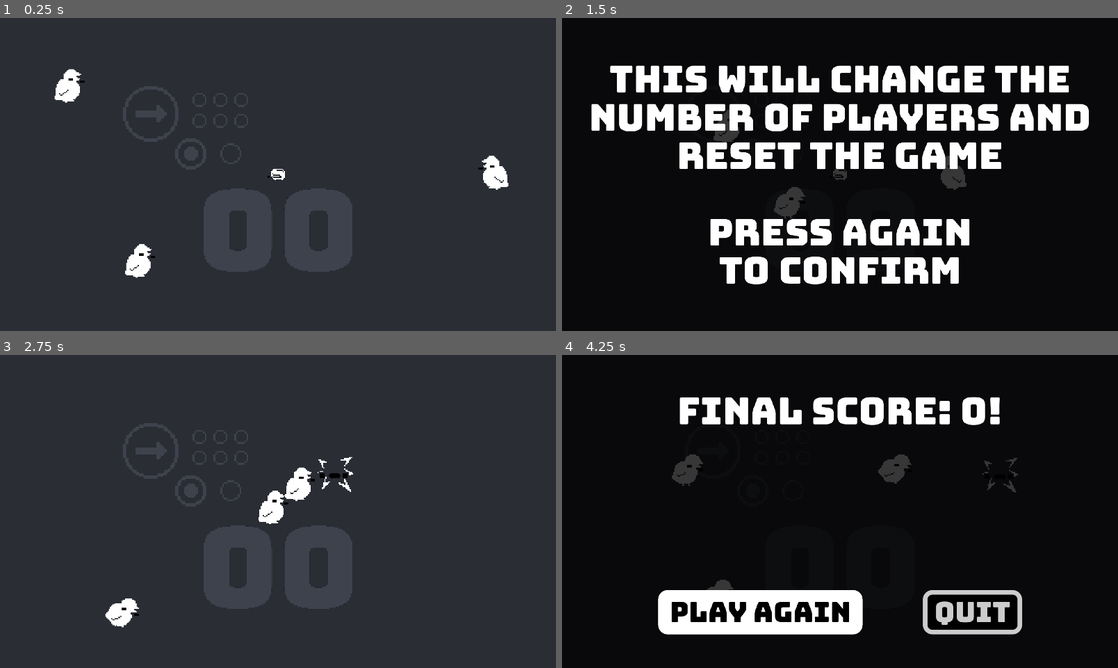
Above: before the commit, frames 1-4 (two rows, left to right).
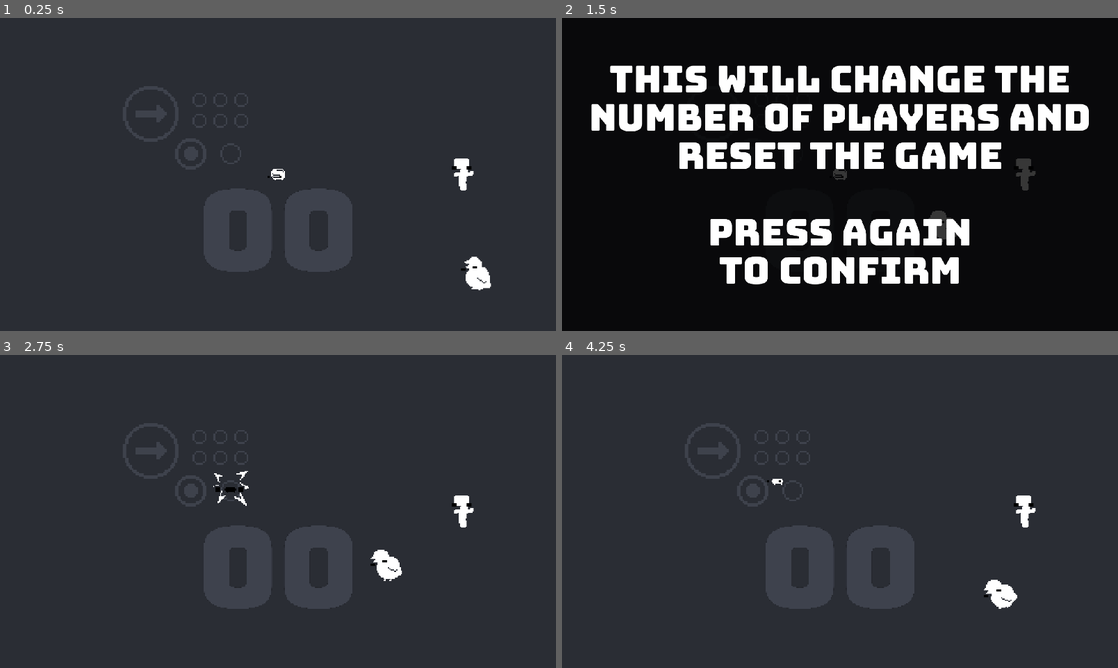
Above: after the commit, the same moments.

Repository: tm-nielsen/arcade-jam-2024
Game: Godot game, scene res://scenes/root.tscn
The game is run twice, just before and just after one commit, with the same random seed, the same clock (stepped at 60 frames per second) and the same inputs.
Inputs (mouse positions are in pixels of both pictures, inside the frame that each line leads up to):
- Up to frame 1 (0.25 s): no input
- Up to frame 2 (1.5 s): move the mouse to (962, 158) at 0.52 s; tap 1 (select_1_player) at 0.6 s; move the mouse to (728, 190) at 1.27 s; tap 2 (select_2_players) at 1.35 s
- Up to frame 3 (2.75 s): move the mouse to (333, 442) at 2.02 s; tap 1 (select_1_player) at 2.1 s
- Up to frame 4 (4.25 s): move the mouse to (812, 574) at 2.77 s; tap 2 (select_2_players) at 2.85 s; move the mouse to (1006, 558) at 3.52 s; tap 1 (select_1_player) at 3.6 s

The runs differ from the first frame. In frame 1, 1.7% of the frame differs, in the area x 9-92%, y 16-88%; in frame 2, 1.2%; in frame 3, 1.9%; in frame 4, 99%, in the area x 0-100%, y 0-100%.

Commit message:
Added dummy enemy - added sprites for training dummy enemy - implemented slightly different enemies - expanded game manager - re-organized project folders and resources

Diff:
--- /dev/null
+++ b/resources/sprite_frames/bird_sprite_frames.tres
@@ -0,0 +1,39 @@
+[gd_resource type="SpriteFrames" load_steps=6 format=3 uid="uid://ds1ria0hvy6um"]
+
+[ext_resource type="Texture2D" uid="uid://b8istm8mudtl0" path="res://sprites/enemies/bird.png" id="1_7mmgs"]
+
+[sub_resource type="AtlasTexture" id="AtlasTexture_yigbq"]
+atlas = ExtResource("1_7mmgs")
+region = Rect2(0, 0, 32, 32)
+
+[sub_resource type="AtlasTexture" id="AtlasTexture_63sm8"]
+atlas = ExtResource("1_7mmgs")
+region = Rect2(32, 0, 32, 32)
+
+[sub_resource type="AtlasTexture" id="AtlasTexture_atn1w"]
+atlas = ExtResource("1_7mmgs")
+region = Rect2(0, 32, 32, 32)
+
+[sub_resource type="AtlasTexture" id="AtlasTexture_rrgje"]
+atlas = ExtResource("1_7mmgs")
+region = Rect2(32, 32, 32, 32)
+
+[resource]
+animations = [{
+"frames": [{
+"duration": 1.0,
+"texture": SubResource("AtlasTexture_yigbq")
+}, {
+"duration": 1.0,
+"texture": SubResource("AtlasTexture_63sm8")
+}, {
+"duration": 1.0,
+"texture": SubResource("AtlasTexture_atn1w")
+}, {
+"duration": 1.0,
+"texture": SubResource("AtlasTexture_rrgje")
+}],
+"loop": true,
+"name": &"idle",
+"speed": 12.0
+}]
--- /dev/null
+++ b/resources/sprite_frames/dummy_sprite_frames.tres
@@ -0,0 +1,25 @@
+[gd_resource type="SpriteFrames" load_steps=4 format=3 uid="uid://buv7wyevjnwmn"]
+
+[ext_resource type="Texture2D" uid="uid://bp5yk6ivvgw2f" path="res://sprites/enemies/dummy.png" id="1_jl6bd"]
+
+[sub_resource type="AtlasTexture" id="AtlasTexture_nivxx"]
+atlas = ExtResource("1_jl6bd")
+region = Rect2(0, 0, 32, 32)
+
+[sub_resource type="AtlasTexture" id="AtlasTexture_68vss"]
+atlas = ExtResource("1_jl6bd")
+region = Rect2(0, 32, 32, 32)
+
+[resource]
+animations = [{
+"frames": [{
+"duration": 1.0,
+"texture": SubResource("AtlasTexture_nivxx")
+}, {
+"duration": 1.0,
+"texture": SubResource("AtlasTexture_68vss")
+}],
+"loop": true,
+"name": &"ide",
+"speed": 4.0
+}]
--- a/scenes/game.tscn
+++ b/scenes/game.tscn
@@ -1,11 +1,12 @@
-[gd_scene load_steps=12 format=3 uid="uid://bni3066uriymy"]
+[gd_scene load_steps=13 format=3 uid="uid://bni3066uriymy"]
 
 [ext_resource type="Script" path="res://scripts/game_manager.gd" id="1_diw28"]
 [ext_resource type="PackedScene" uid="uid://dp7ps7ubbnqp8" path="res://scenes/prefabs/player.tscn" id="1_xvq7o"]
 [ext_resource type="Texture2D" uid="uid://cfnskwsshydp5" path="res://sprites/ground_instructions.png" id="1_yb8dm"]
-[ext_resource type="PackedScene" uid="uid://snqevw5plu38" path="res://scenes/prefabs/enemy.tscn" id="3_bjmh1"]
 [ext_resource type="Theme" uid="uid://duhqroiyu3101" path="res://resources/ui_theme.tres" id="3_f6y8x"]
 [ext_resource type="Script" path="res://scripts/score_display.gd" id="4_jnh5o"]
+[ext_resource type="PackedScene" uid="uid://snqevw5plu38" path="res://scenes/prefabs/enemies/bird.tscn" id="7_5fcjv"]
+[ext_resource type="PackedScene" uid="uid://bewhmifls4f0w" path="res://scenes/prefabs/enemies/dummy.tscn" id="7_c3v66"]
 
 [sub_resource type="WorldBoundaryShape2D" id="WorldBoundaryShape2D_1g13r"]
 normal = Vector2(0, 1)
@@ -25,9 +26,10 @@
 [sub_resource type="CanvasItemMaterial" id="CanvasItemMaterial_8c04p"]
 light_mode = 1
 
-[node name="Game" type="Node2D"]
+[node name="Game" type="Node2D" node_paths=PackedStringArray("tutorial_enemy")]
 texture_filter = 1
 script = ExtResource("1_diw28")
+tutorial_enemy = NodePath("Dummy")
 
 [node name="Camera2D" type="Camera2D" parent="."]
 drag_left_margin = 0.25
@@ -60,9 +62,13 @@
 [node name="ScoreDisplay" type="Label" parent="."]
 texture_filter = 1
 material = SubResource("CanvasItemMaterial_8c04p")
+anchors_preset = 5
+anchor_left = 0.5
+anchor_right = 0.5
 offset_left = -200.0
 offset_right = 1400.0
 offset_bottom = 385.0
+grow_horizontal = 2
 scale = Vector2(0.25, 0.25)
 theme = ExtResource("3_f6y8x")
 theme_override_colors/font_color = Color(0.243137, 0.258824, 0.301961, 1)
@@ -76,15 +82,12 @@
 two_player_colour = Color(0.8, 0.324, 0.24, 1)
 
 [node name="Player2" parent="." instance=ExtResource("1_xvq7o")]
-position = Vector2(64, 0)
+position = Vector2(0, -64)
 player_number = 2
 two_player_colour = Color(0.24, 0.52, 0.8, 1)
 
-[node name="Enemy" parent="." instance=ExtResource("3_bjmh1")]
-position = Vector2(191, 1)
+[node name="Dummy" parent="." instance=ExtResource("7_c3v66")]
+position = Vector2(160, 0)
 
-[node name="Enemy2" parent="." instance=ExtResource("3_bjmh1")]
-position = Vector2(-180, -75)
-
-[node name="Enemy3" parent="." instance=ExtResource("3_bjmh1")]
-position = Vector2(-119, 79)
+[node name="Bird" parent="." instance=ExtResource("7_5fcjv")]
+position = Vector2(175, 90)
--- /dev/null
+++ b/scenes/prefabs/enemies/bird.tscn
@@ -0,0 +1,48 @@
+[gd_scene load_steps=8 format=3 uid="uid://snqevw5plu38"]
+
+[ext_resource type="Script" path="res://scripts/enemy_controller.gd" id="1_rsdai"]
+[ext_resource type="PackedScene" uid="uid://bow8l1jgdbuyy" path="res://scenes/prefabs/enemies/enemy_corpse.tscn" id="2_fatoq"]
+[ext_resource type="Texture2D" uid="uid://d1jvwwsksybq2" path="res://sprites/enemies/bird corpse.png" id="3_34brm"]
+[ext_resource type="SpriteFrames" uid="uid://ds1ria0hvy6um" path="res://resources/sprite_frames/bird_sprite_frames.tres" id="3_vox6o"]
+
+[sub_resource type="CircleShape2D" id="CircleShape2D_cqxww"]
+radius = 11.0
+
+[sub_resource type="CircleShape2D" id="CircleShape2D_i0co8"]
+radius = 6.0
+
+[sub_resource type="CapsuleShape2D" id="CapsuleShape2D_5vqtn"]
+radius = 6.0
+height = 18.0
+
+[node name="Bird" type="CharacterBody2D" node_paths=PackedStringArray("animator", "player_collision_area")]
+texture_filter = 1
+collision_layer = 8
+collision_mask = 13
+script = ExtResource("1_rsdai")
+animator = NodePath("Sprite2D")
+corpse_prefab = ExtResource("2_fatoq")
+corpse_texture = ExtResource("3_34brm")
+player_collision_area = NodePath("PlayerCollisionArea")
+
+[node name="Sprite2D" type="AnimatedSprite2D" parent="."]
+position = Vector2(-2, -2)
+sprite_frames = ExtResource("3_vox6o")
+animation = &"idle"
+autoplay = "idle"
+frame_progress = 0.687855
+
+[node name="CollisionShape2D" type="CollisionShape2D" parent="."]
+shape = SubResource("CircleShape2D_cqxww")
+
+[node name="HeadCollider" type="CollisionShape2D" parent="."]
+position = Vector2(-6, -10)
+shape = SubResource("CircleShape2D_i0co8")
+
+[node name="PlayerCollisionArea" type="Area2D" parent="."]
+collision_mask = 2
+
+[node name="CollisionShape2D" type="CollisionShape2D" parent="PlayerCollisionArea"]
+position = Vector2(1, 7)
+rotation = 1.5708
+shape = SubResource("CapsuleShape2D_5vqtn")
--- /dev/null
+++ b/scenes/prefabs/enemies/dummy.tscn
@@ -0,0 +1,28 @@
+[gd_scene load_steps=5 format=3 uid="uid://bewhmifls4f0w"]
+
+[ext_resource type="PackedScene" uid="uid://snqevw5plu38" path="res://scenes/prefabs/enemies/bird.tscn" id="1_c6w8r"]
+[ext_resource type="SpriteFrames" uid="uid://buv7wyevjnwmn" path="res://resources/sprite_frames/dummy_sprite_frames.tres" id="2_bq7ac"]
+[ext_resource type="Texture2D" uid="uid://ci3u47key8xe3" path="res://sprites/enemies/dummy corpse.png" id="2_tyejt"]
+
+[sub_resource type="CapsuleShape2D" id="CapsuleShape2D_ncnhy"]
+
+[node name="Dummy" instance=ExtResource("1_c6w8r")]
+acceleration = 0.0
+score_value = 10
+corpse_texture = ExtResource("2_tyejt")
+
+[node name="Sprite2D" parent="." index="0"]
+position = Vector2(0, 0)
+sprite_frames = ExtResource("2_bq7ac")
+animation = &"ide"
+autoplay = ""
+frame_progress = 0.683864
+
+[node name="CollisionShape2D" parent="." index="1"]
+shape = SubResource("CapsuleShape2D_ncnhy")
+
+[node name="HeadCollider" parent="." index="2"]
+disabled = true
+
+[node name="PlayerCollisionArea" parent="." index="3"]
+monitoring = false
--- a/scenes/prefabs/enemy_corpse.tscn
+++ b/scenes/prefabs/enemies/enemy_corpse.tscn
@@ -1,36 +1,36 @@
 [gd_scene load_steps=6 format=3 uid="uid://bow8l1jgdbuyy"]
 
-[ext_resource type="Texture2D" uid="uid://d1jvwwsksybq2" path="res://sprites/enemies/bird corpse.png" id="1_7a041"]
-[ext_resource type="Script" path="res://scripts/corpse_manager.gd" id="1_dpcqj"]
-[ext_resource type="Theme" uid="uid://duhqroiyu3101" path="res://resources/ui_theme.tres" id="2_1qskf"]
-[ext_resource type="Material" uid="uid://2akkjwgd28xk" path="res://resources/materials/dissolve.tres" id="2_60rf4"]
+[ext_resource type="Script" path="res://scripts/corpse_manager.gd" id="1_sx6qc"]
+[ext_resource type="Material" uid="uid://2akkjwgd28xk" path="res://resources/materials/dissolve.tres" id="2_ryf4v"]
+[ext_resource type="Texture2D" uid="uid://d1jvwwsksybq2" path="res://sprites/enemies/bird corpse.png" id="3_mkeb6"]
+[ext_resource type="Theme" uid="uid://duhqroiyu3101" path="res://resources/ui_theme.tres" id="4_i34bk"]
 
-[sub_resource type="CapsuleShape2D" id="CapsuleShape2D_giy6r"]
-radius = 4.0
-height = 32.0
+[sub_resource type="CircleShape2D" id="CircleShape2D_3kaxx"]
+radius = 24.0
 
 [node name="EnemyCorpse" type="RigidBody2D" node_paths=PackedStringArray("score_label", "sprite")]
 texture_filter = 1
 collision_layer = 16
 linear_damp = 2.0
 angular_damp = 2.0
-script = ExtResource("1_dpcqj")
+script = ExtResource("1_sx6qc")
 score_label = NodePath("ScoreLabel")
 sprite = NodePath("Sprite2D")
-base_dissolve_material = ExtResource("2_60rf4")
+base_dissolve_material = ExtResource("2_ryf4v")
 
 [node name="CollisionShape2D" type="CollisionShape2D" parent="."]
+position = Vector2(0, -12)
 rotation = 1.5708
-shape = SubResource("CapsuleShape2D_giy6r")
+shape = SubResource("CircleShape2D_3kaxx")
 
 [node name="Sprite2D" type="Sprite2D" parent="."]
 modulate = Color(0.243137, 0.258824, 0.301961, 1)
 z_index = -1
-material = ExtResource("2_60rf4")
-texture = ExtResource("1_7a041")
+material = ExtResource("2_ryf4v")
+texture = ExtResource("3_mkeb6")
 
 [node name="ScoreLabel" type="Label" parent="."]
-material = ExtResource("2_60rf4")
+material = ExtResource("2_ryf4v")
 anchors_preset = 8
 anchor_left = 0.5
 anchor_top = 0.5
--- a/scenes/prefabs/enemy.tscn
+++ /dev/null
@@ -1,82 +0,0 @@
-[gd_scene load_steps=12 format=3 uid="uid://snqevw5plu38"]
-
-[ext_resource type="Script" path="res://scripts/enemy_controller.gd" id="1_xlscy"]
-[ext_resource type="PackedScene" uid="uid://bow8l1jgdbuyy" path="res://scenes/prefabs/enemy_corpse.tscn" id="2_0oxjx"]
-[ext_resource type="Texture2D" uid="uid://b8istm8mudtl0" path="res://sprites/enemies/bird.png" id="2_ltgag"]
-
-[sub_resource type="AtlasTexture" id="AtlasTexture_yigbq"]
-atlas = ExtResource("2_ltgag")
-region = Rect2(0, 0, 32, 32)
-
-[sub_resource type="AtlasTexture" id="AtlasTexture_63sm8"]
-atlas = ExtResource("2_ltgag")
-region = Rect2(32, 0, 32, 32)
-
-[sub_resource type="AtlasTexture" id="AtlasTexture_atn1w"]
-atlas = ExtResource("2_ltgag")
-region = Rect2(0, 32, 32, 32)
-
-[sub_resource type="AtlasTexture" id="AtlasTexture_rrgje"]
-atlas = ExtResource("2_ltgag")
-region = Rect2(32, 32, 32, 32)
-
-[sub_resource type="SpriteFrames" id="SpriteFrames_6whxy"]
-animations = [{
-"frames": [{
-"duration": 1.0,
-"texture": SubResource("AtlasTexture_yigbq")
-}, {
-"duration": 1.0,
-"texture": SubResource("AtlasTexture_63sm8")
-}, {
-"duration": 1.0,
-"texture": SubResource("AtlasTexture_atn1w")
-}, {
-"duration": 1.0,
-"texture": SubResource("AtlasTexture_rrgje")
-}],
-"loop": true,
-"name": &"idle",
-"speed": 12.0
-}]
-
-[sub_resource type="CircleShape2D" id="CircleShape2D_cqxww"]
-radius = 11.0
-
-[sub_resource type="CircleShape2D" id="CircleShape2D_i0co8"]
-radius = 6.0
-
-[sub_resource type="CapsuleShape2D" id="CapsuleShape2D_5vqtn"]
-radius = 6.0
-height = 18.0
-
-[node name="Enemy" type="CharacterBody2D" node_paths=PackedStringArray("animator", "player_collision_area")]
-texture_filter = 1
-collision_layer = 8
-collision_mask = 13
-script = ExtResource("1_xlscy")
-animator = NodePath("Sprite2D")
-corpse_prefab = ExtResource("2_0oxjx")
-player_collision_area = NodePath("PlayerCollisionArea")
-
-[node name="Sprite2D" type="AnimatedSprite2D" parent="."]
-position = Vector2(-2, -2)
-sprite_frames = SubResource("SpriteFrames_6whxy")
-animation = &"idle"
-autoplay = "idle"
-frame_progress = 0.687855
-
-[node name="CollisionShape2D" type="CollisionShape2D" parent="."]
-shape = SubResource("CircleShape2D_cqxww")
-
-[node name="HeadCollider" type="CollisionShape2D" parent="."]
-position = Vector2(-6, -10)
-shape = SubResource("CircleShape2D_i0co8")
-
-[node name="PlayerCollisionArea" type="Area2D" parent="."]
-collision_mask = 2
-
-[node name="CollisionShape2D" type="CollisionShape2D" parent="PlayerCollisionArea"]
-position = Vector2(1, 7)
-rotation = 1.5708
-shape = SubResource("CapsuleShape2D_5vqtn")
--- a/scenes/prefabs/player.tscn
+++ b/scenes/prefabs/player.tscn
@@ -1,8 +1,8 @@
 [gd_scene load_steps=7 format=3 uid="uid://dp7ps7ubbnqp8"]
 
 [ext_resource type="Script" path="res://scripts/character_controller.gd" id="1_1n8l4"]
+[ext_resource type="SpriteFrames" uid="uid://cikjc5sft7k1p" path="res://resources/sprite_frames/player_sprite_frames.tres" id="2_de15h"]
 [ext_resource type="Script" path="res://scripts/coin_thrower.gd" id="2_h16os"]
-[ext_resource type="SpriteFrames" uid="uid://cikjc5sft7k1p" path="res://resources/player_sprite_frames.tres" id="2_x70j7"]
 [ext_resource type="PackedScene" uid="uid://cy841wa2co1r1" path="res://scenes/prefabs/coin.tscn" id="3_kj3n7"]
 
 [sub_resource type="CapsuleShape2D" id="CapsuleShape2D_pak8e"]
@@ -29,7 +29,7 @@
 
 [node name="Sprite2D" type="AnimatedSprite2D" parent="."]
 position = Vector2(0, 1)
-sprite_frames = ExtResource("2_x70j7")
+sprite_frames = ExtResource("2_de15h")
 animation = &"idle_1"
 autoplay = "idle_1"
 
--- a/scenes/root.tscn
+++ b/scenes/root.tscn
@@ -42,10 +42,10 @@
 size = Vector2i(480, 270)
 render_target_update_mode = 4
 
-[node name="Game" parent="GameViewportContainer/GameViewport" node_paths=PackedStringArray("final_screen", "focus_element", "score_label") instance=ExtResource("1_qbhji")]
-final_screen = NodePath("../../../FinalScreen")
-focus_element = NodePath("../../../FinalScreen/Buttons/ResetButton")
-score_label = NodePath("../../../FinalScreen/Label")
+[node name="Game" parent="GameViewportContainer/GameViewport" node_paths=PackedStringArray("results_screen", "results_focus_element", "results_score_label") instance=ExtResource("1_qbhji")]
+results_screen = NodePath("../../../FinalScreen")
+results_focus_element = NodePath("../../../FinalScreen/Buttons/ResetButton")
+results_score_label = NodePath("../../../FinalScreen/Label")
 
 [node name="FinalScreen" type="Control" parent="."]
 process_mode = 3
--- a/scripts/corpse_manager.gd
+++ b/scripts/corpse_manager.gd
@@ -13,7 +13,7 @@
 @onready var score_label_final_scale := score_label.scale
 @onready var dissolve_material: ShaderMaterial = base_dissolve_material.duplicate()
 
-func initialize(spawn_position, score_value: int, killing_coin: CoinController):
+func initialize(spawn_position, score_value: int, corpse_texture: Texture2D, killing_coin: CoinController):
   global_position = spawn_position
   var direction = (position - killing_coin.position).normalized()
   linear_velocity = direction * killing_coin.linear_velocity.length()
@@ -32,6 +32,7 @@
 
   score_label.material = dissolve_material
   sprite.material = dissolve_material
+  sprite.texture = corpse_texture
 
   var dissolve_tween = create_tween()
   dissolve_tween.tween_interval(lifetime)
--- a/scripts/enemy_controller.gd
+++ b/scripts/enemy_controller.gd
@@ -6,6 +6,7 @@
 @export var score_value: int = 50
 @export var animator: AnimatedSprite2D
 @export var corpse_prefab: PackedScene
+@export var corpse_texture: Texture2D
 
 @export_subgroup("player collision", "player_collision")
 @export var player_collision_area: Area2D
@@ -48,7 +49,7 @@
 
   var corpse = corpse_prefab.instantiate()
   get_parent().add_child.call_deferred(corpse)
-  corpse.initialize.call_deferred(global_position, points_scored, coin)
+  corpse.initialize.call_deferred(global_position, points_scored, corpse_texture, coin)
 
   ScoreManager.add_score(points_scored)
   queue_free()
--- a/scripts/game_manager.gd
+++ b/scripts/game_manager.gd
@@ -1,15 +1,29 @@
 extends Node2D
 
-@export var final_screen: Control
-@export var focus_element: Control
-@export var score_label: Label
+enum GameState {TUTORIAL, GAMEPLAY, RESULTS}
+
+@export var tutorial_enemy: EnemyController
+
+@export_subgroup("results", "results")
+@export var results_screen: Control
+@export var results_focus_element: Control
+@export var results_score_label: Label
+
+var game_state: GameState
 
 
 func _process(_delta):
-  if are_all_players_dead() && !final_screen.visible:
-    final_screen.show()
-    focus_element.grab_focus()
-    score_label.text = "Final Score: %d!" % ScoreManager.current_score
+  match game_state:
+    GameState.TUTORIAL:
+      if !tutorial_enemy:
+        game_state = GameState.GAMEPLAY
+        # TODO: activate enemy spawner, start tweens to spawn coin pickups
+    GameState.GAMEPLAY:
+      if are_all_players_dead():
+        game_state = GameState.RESULTS
+        results_screen.show()
+        results_focus_element.grab_focus()
+        results_score_label.text = "Final Score: %d!" % ScoreManager.current_score
 
 func are_all_players_dead() -> bool:
   for player in get_tree().get_nodes_in_group("players"):
Renamed: resources/player_sprite_frames.tres -> resources/sprite_frames/player_sprite_frames.tres
Not shown: 1 places in scenes/prefabs/enemies/enemy_corpse.tscn that only renumber resources
Binary file changed: sprites/enemies/bird corpse.png
Binary file added: sprites/enemies/dummy corpse.png
Not shown, added: sprites/enemies/dummy corpse.png.import
Binary file added: sprites/enemies/dummy.png
Not shown, added: sprites/enemies/dummy.png.import
